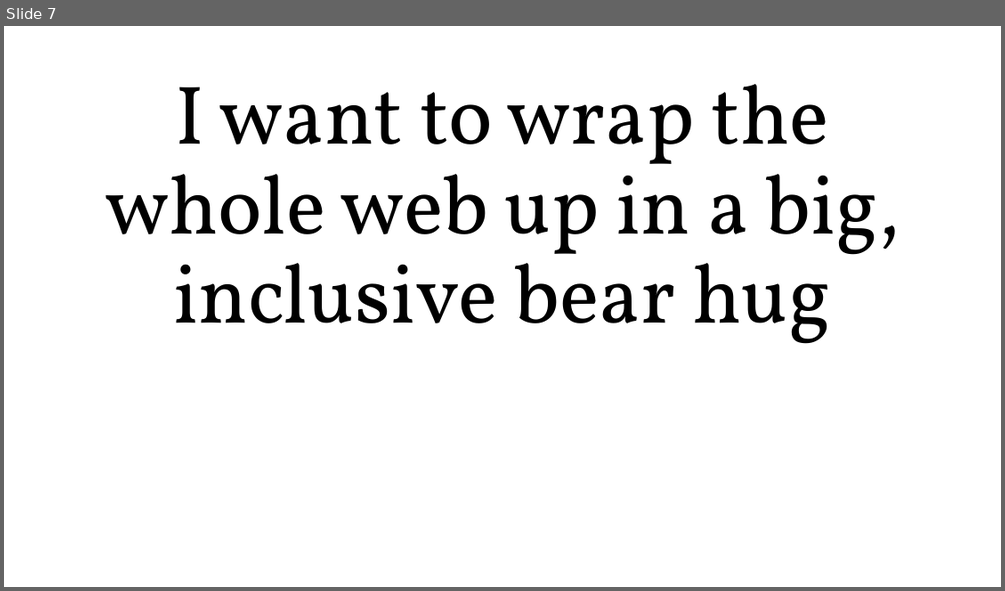
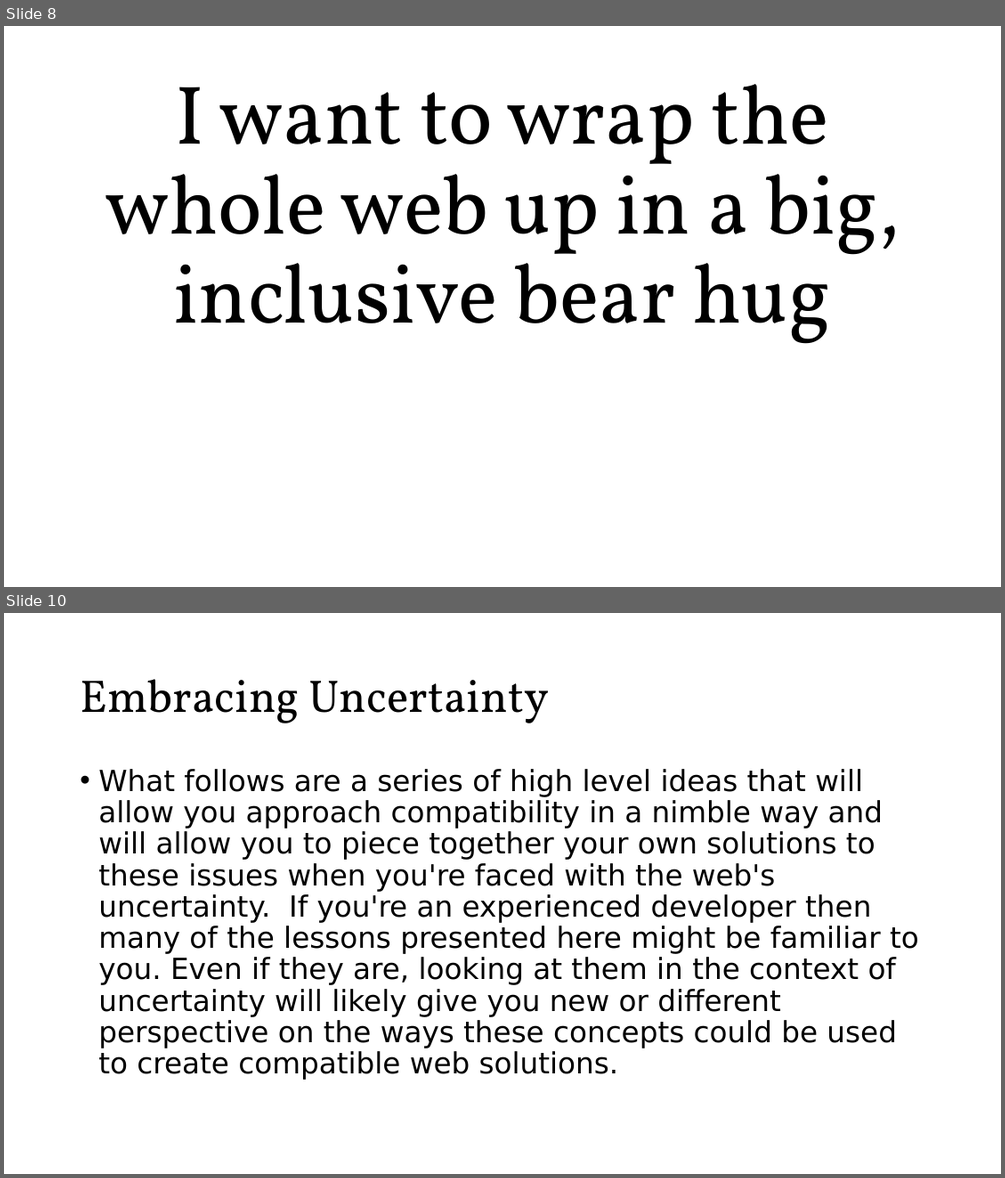
Before and after one commit to roblarsen/rob-larsen-presentations, a slide deck: wild-world-web.pptx. Shown one above the other, each under a label of ours: slide 7 before the commit, slides 8 and 10 after it; the slides between them are not shown. The pictures are 1005x591 and 1005x1178 pixels, drawn with LibreOffice and Linux fonts; fonts in the diff are those of the drawing; background and template pictures are left out. Boxes give left, top, right and bottom in pixels: in the first picture for what was removed or moved away, otherwise in the second. Text is boxed around its words. In the diff, an @@ line names an element or a change of style, - is before the commit and + after.

```diff
--- a/wild-world-web.pptx
+++ b/wild-world-web.pptx
@@ slide 10 added at (4,613,1001,1174), background picture (left out) @@
@@ title added at (80,679,549,723), 44 pt, text #000000 @@
+Embracing Uncertainty
@@ text added at (98,769,919,1079), 28 pt, text #000000 @@
+• What follows are a series of high level ideas that will allow you approach compatibility in a nimble way and will allow you to piece together your own solutions to these issues when you're faced with the web's uncertainty. If you're an experienced developer then many of the lessons presented here might be familiar to you. Even if they are, looking at them in the context of uncertainty will likely give you new or different perspective on the ways these concepts could be used to create compatible web solutions.
@@ what was slide 7 is now slide 8 @@
```
Also in this commit, not shown: 21 other slides added.
